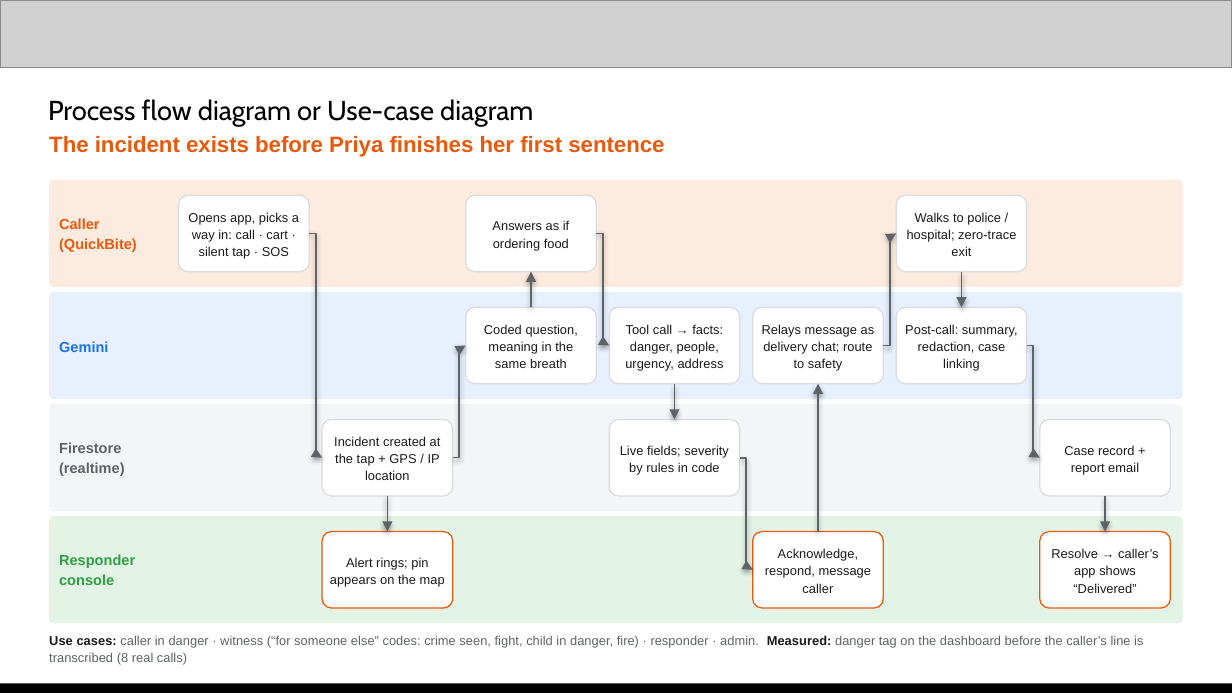
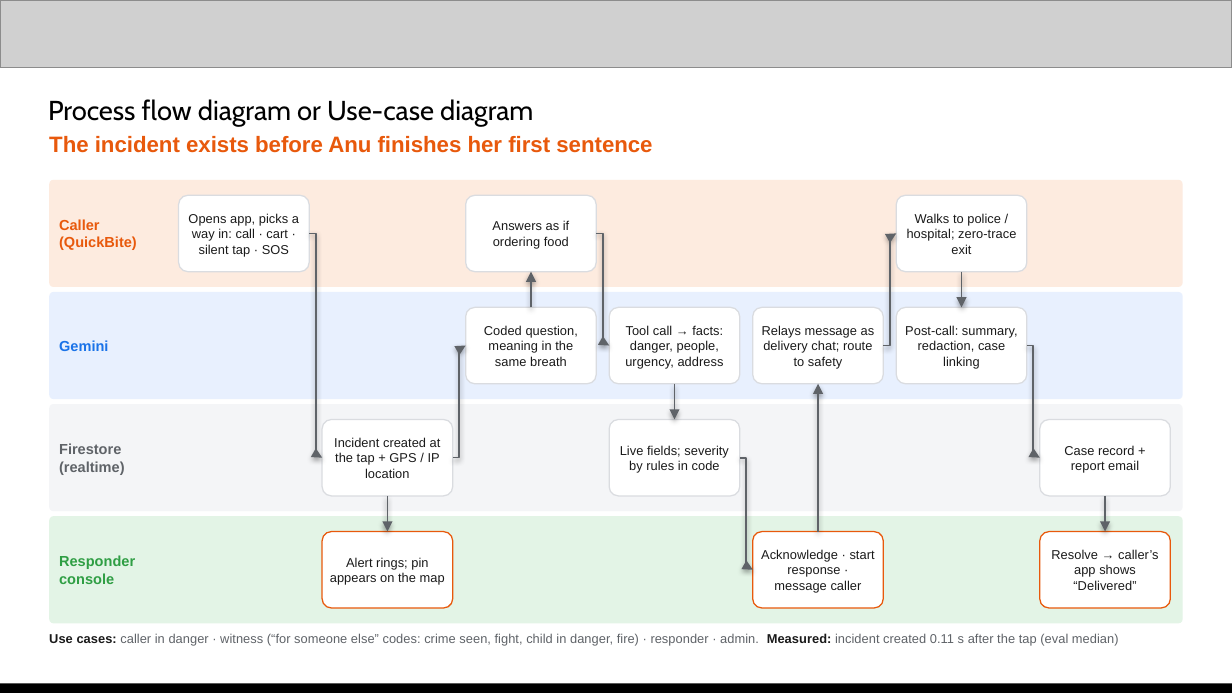
Before and after one commit to Jeevanvsan/ai_builder_hack, a slide deck: slide 5 of deck/QuickBite_Submission_Deck_NexMind_v2.pptx. Drawn at 1232x693 pixels with LibreOffice and Linux fonts; fonts in the diff are those of the drawing; grey boxes stand for pictures. Boxes give left, top, right and bottom in pixels: in the first picture for what was removed or moved away, otherwise in the second. Text is boxed around its words. In the diff, an @@ line names an element or a change of style, - is before the commit and + after.

```diff
--- a/deck/QuickBite_Submission_Deck_NexMind_v2.pptx
+++ b/deck/QuickBite_Submission_Deck_NexMind_v2.pptx
@@ text at (49, 136, 652, 153): text changed @@
-The incident exists before Priya finishes her first sentence
+The incident exists before Anu finishes her first sentence
@@ line spacing 1.12 to 1 in 13 elements at (59, 219, 137, 250), (179, 195, 309, 271), (323, 419, 453, 495), (323, 531, 453, 607), (466, 308, 596, 384), (466, 195, 596, 271), (610, 308, 740, 384), (610, 419, 740, 495), (753, 308, 883, 384), (897, 195, 1027, 271), (897, 308, 1027, 384), (1040, 419, 1170, 495), (1040, 531, 1170, 607) @@
@@ text in rounded rectangle at (761, 549, 875, 593): text changed @@
-Acknowledge, respond, message caller
+Acknowledge · start response · message caller
@@ text at (49, 633, 1119, 646): text changed @@
-Use cases: caller in danger · witness (“for someone else” codes: crime seen, fight, child in danger, fire) · responder · admin. Measured: danger tag on the dashboard before the caller’s line is transcribed (8 real calls)
+Use cases: caller in danger · witness (“for someone else” codes: crime seen, fight, child in danger, fire) · responder · admin. Measured: incident created 0.11 s after the tap (eval median)
```
Also in this commit, not shown: 14 other slides changed, 1 other file.
